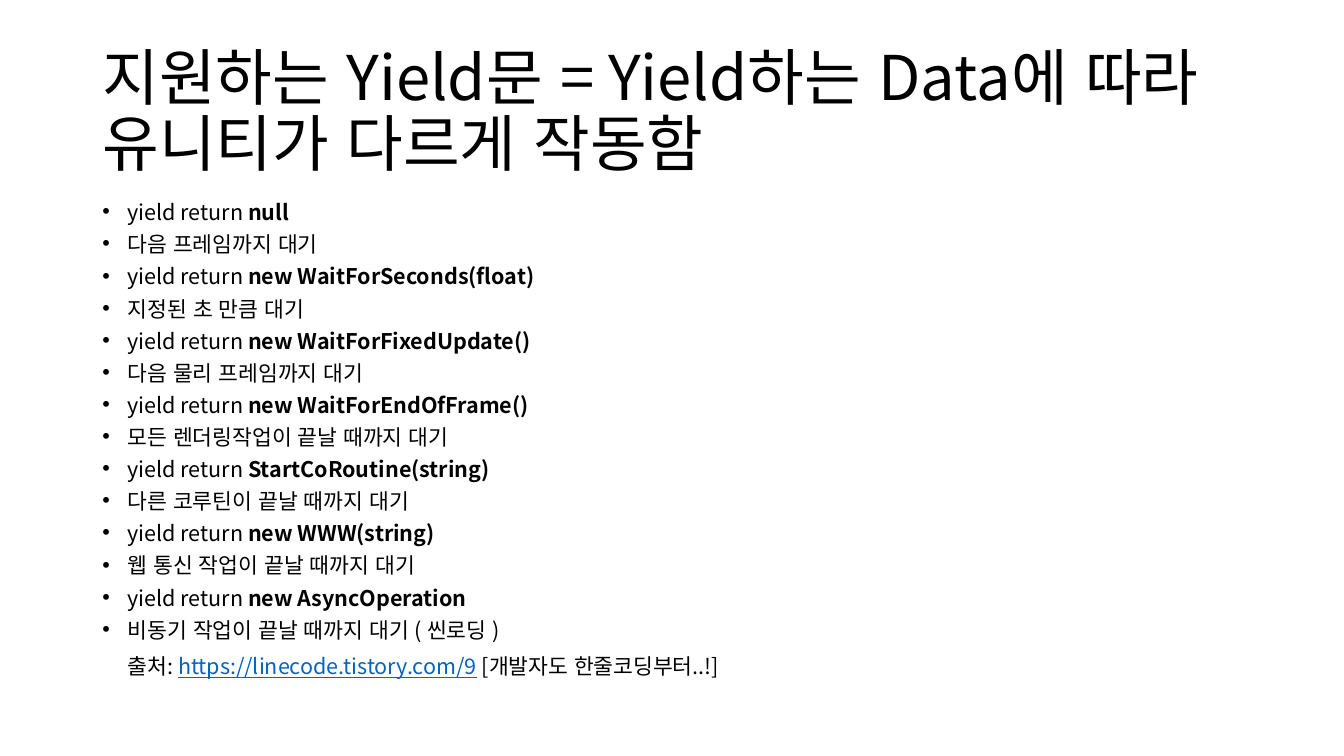
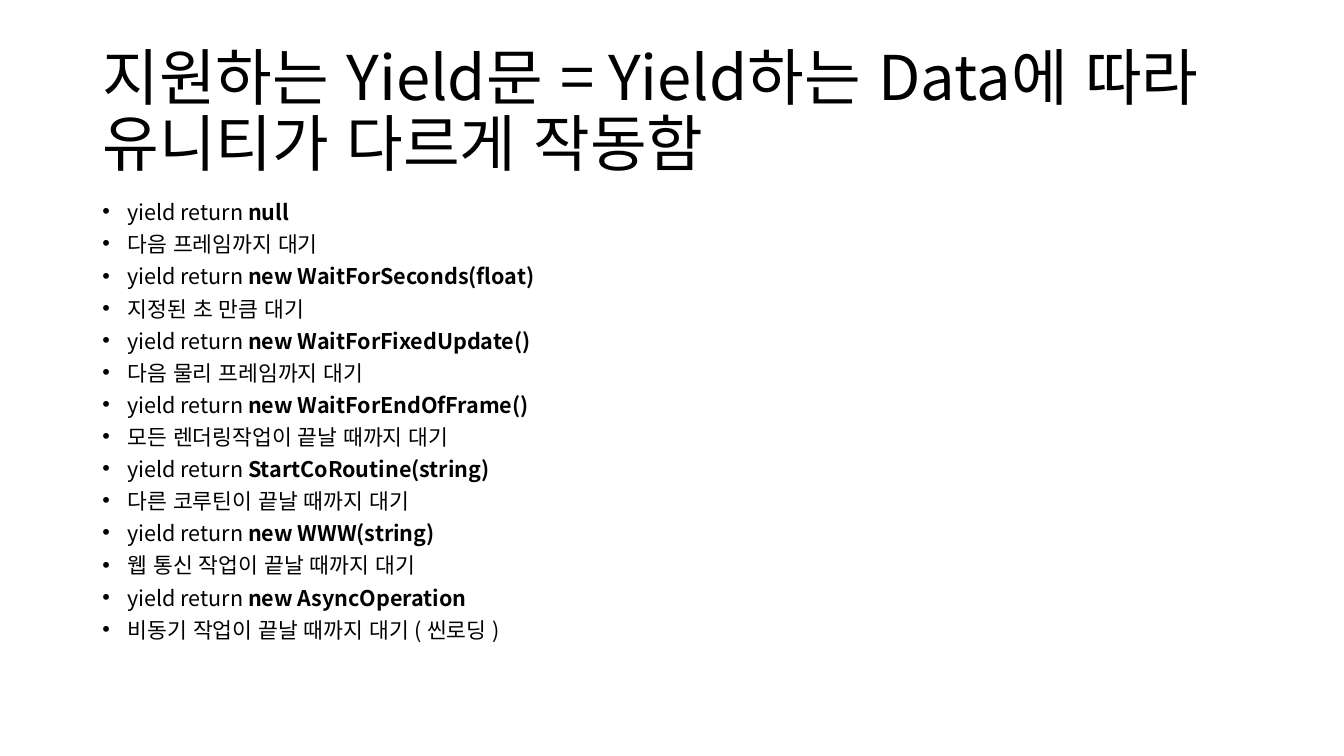
Before and after one commit to IamGroooooot/cien-unity-2019, a slide deck: slide 14 of 3주차.pptx (slide 13 before the commit). Drawn at 1344x756 pixels with LibreOffice and Linux fonts; fonts in the diff are those of the drawing. Boxes give left, top, right and bottom in pixels: in the first picture for what was removed or moved away, otherwise in the second. Text is boxed around its words. In the diff, an @@ line names an element or a change of style, - is before the commit and + after.

```diff
--- a/3주차.pptx
+++ b/3주차.pptx
@@ text at (128,620,486,640): text changed @@
-• 비동기 작업이 끝날 때까지 대기 ( 씬로딩 )
-  출처: https://linecode.tistory.com/9 [개발자도 한줄코딩부터..!]
+• 비동기 작업이 끝날 때까지 대기 ( 씬로딩 )
```
Also in this commit, not shown: 2 other slides changed, 3 slides added, 1 slide removed.
